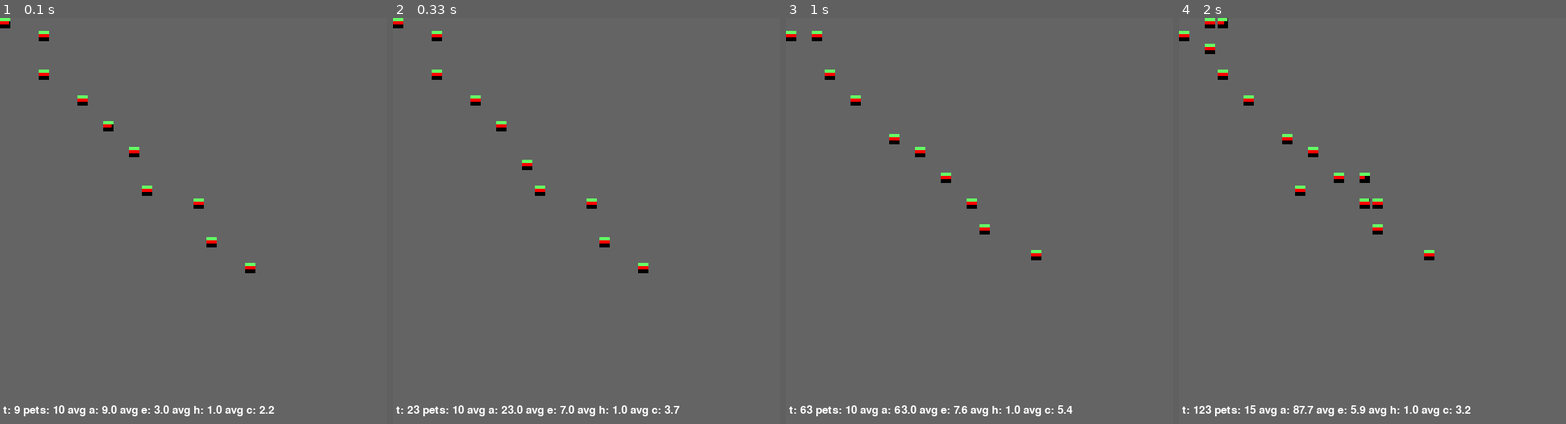
Above: before the commit, frames 1-4 (left to right).
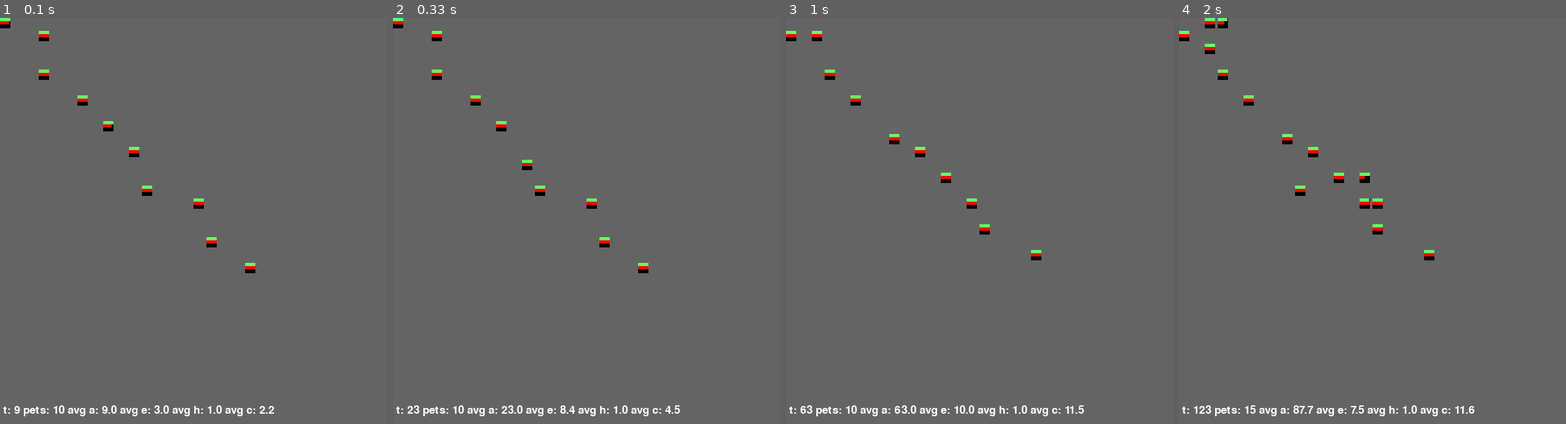
Above: after the commit, the same moments.

Repository: maltelenz/simpet
Game: pygame game, started from world.py
The game is run twice, just before and just after one commit, with the same random seed, the same clock (stepped at 60 frames per second) and the same inputs. The source is Python 2; it was converted automatically to run under Python 3.
Inputs:
- Up to frame 1 (0.1 s): no input
- Up to frame 2 (0.33 s): no input
- Up to frame 3 (1 s): no input
- Up to frame 4 (2 s): no input

Frame 1 is identical in both runs. In frame 2, 0.2% of the frame differs, in the area x 43-75%, y 95-99%; in frame 3, 0.4%, in the area x 43-77%, y 95-99%; in frame 4, 0.3%.

Commit message:
Added resources regeneration

Diff:
--- a/settings.py
+++ b/settings.py
@@ -29,12 +29,15 @@
 FRUIT_GATHER_SPEED = 3
 
 # How much of each resource can a pet carry
-MAX_CARRYING_CAPACITY = 20
+MAX_CARRYING_CAPACITY = 15
 
 # Resource availability
-MAX_WOOD = 2
-MAX_STONE = 10
-MAX_FRUIT = 0.5
+MAX_WOOD = 0.5
+MAX_STONE = 1
+MAX_FRUIT = 0.05
+
+# Resource regeneration speed
+REGENERATION_SPEED = 0.0001
 
 # Rate of reproduction write scrambling
 MUTATION_RATE = 0.05
--- a/world.py
+++ b/world.py
@@ -44,6 +44,8 @@
         self.pets = newpets
 
         self.time += 1
+
+        self.regenerate_resources()
 
 
     def callback(self, pet, action):
@@ -162,6 +164,14 @@
     def oldest(self):
         return max([p.age for p in self.pets])
 
+    def regenerate_resources(self):
+        for x in range(self.xsize):
+            for y in range(self.ysize):
+                self.wood[x][y] += random.random() * MAX_WOOD * REGENERATION_SPEED
+                self.stone[x][y] += random.random() * MAX_STONE * REGENERATION_SPEED
+                self.fruit[x][y] += random.random() * MAX_FRUIT * REGENERATION_SPEED
+
+
     def ascii_map(self):
         res = ""
         for y in range(self.ysize):
